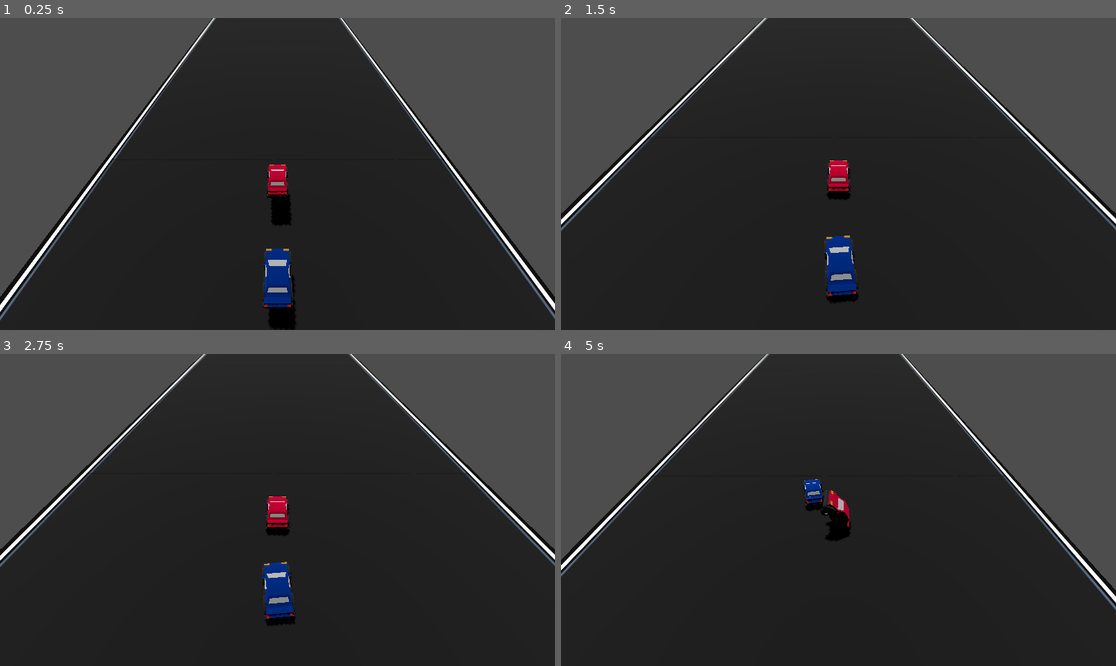
Above: before the commit, frames 1-4 (two rows, left to right).
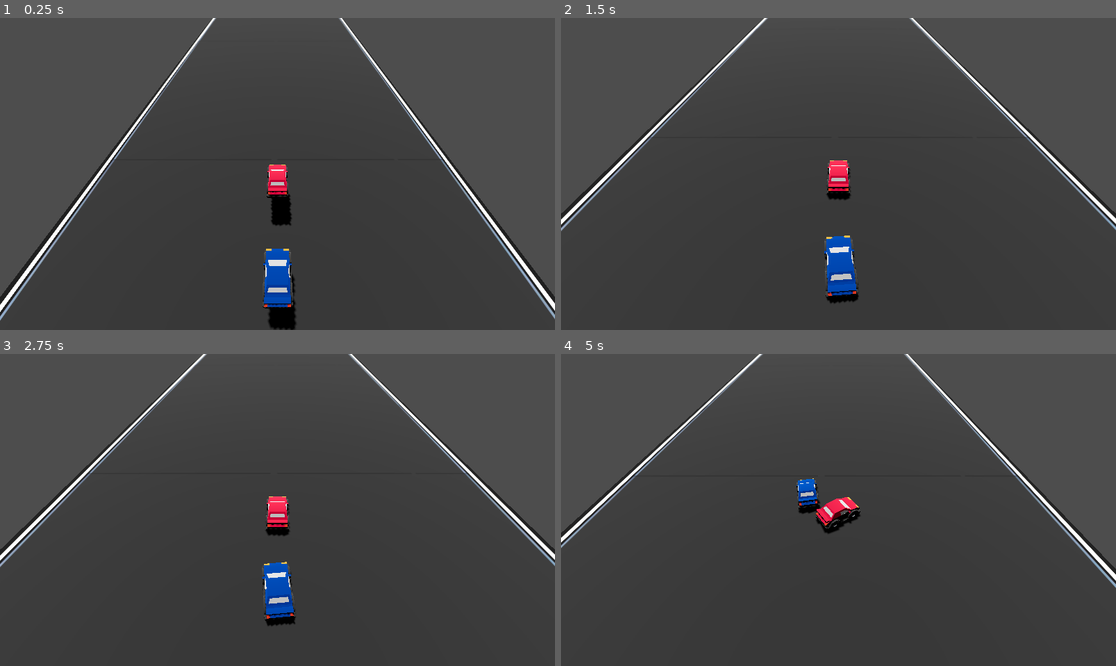
Above: after the commit, the same moments.

Repository: FluffySpectre/ld55
Game: Godot game, scene res://main.tscn
The game is run twice, just before and just after one commit, with the same random seed, the same clock (stepped at 60 frames per second) and the same inputs.
Inputs:
- Up to frame 1 (0.25 s): no input
- Up to frame 2 (1.5 s): hold D (steer_right) 0.53-1.28 s; hold Space (shoot_gun) 0.53-1.28 s; hold S (brake) from 1.28 s (still down); tap Space (shoot_gun) at 1.35 s
- Up to frame 3 (2.75 s): release S (brake) at 2.03 s; hold D (steer_right) from 2.03 s (still down); hold Space (shoot_gun) from 2.03 s (still down)
- Up to frame 4 (5 s): release D (steer_right) at 2.78 s; release Space (shoot_gun) at 2.78 s; hold W (accelerate) 2.78-3.53 s; tap Space (shoot_gun) at 2.85, 4.35 s; hold Space (shoot_gun) 3.53-4.28 s; hold A (steer_left) from 3.53 s (still down); tap Escape (ui_cancel) at 4.15 s

The runs differ from the first frame. In frame 1, 62% of the frame differs, in the area x 0-100%, y 0-100%; in frame 2, 75%; in frame 3, 75%; in frame 4, 75%.

Commit message:
Some tinkering with particles

Diff:
--- a/game/main.tscn
+++ b/game/main.tscn
@@ -7,6 +7,7 @@
 [ext_resource type="Script" path="res://scripts/camera_controller.gd" id="4_n7y0v"]
 [ext_resource type="Script" path="res://scripts/track_generator.gd" id="5_4jdud"]
 [ext_resource type="PackedScene" uid="uid://b2qw28r6n53s4" path="res://scenes/enemy_car_1.tscn" id="6_cyxr3"]
+[ext_resource type="PackedScene" uid="uid://bxoaf0w42s6rh" path="res://scenes/ritual_pickup_1.tscn" id="8_vyb8q"]
 
 [sub_resource type="StandardMaterial3D" id="StandardMaterial3D_hocx1"]
 transparency = 1
@@ -26,8 +27,14 @@
 
 [sub_resource type="Environment" id="Environment_u523i"]
 tonemap_mode = 3
+tonemap_exposure = 1.96
+ssao_enabled = true
+fog_light_color = Color(1, 0.152941, 0.137255, 1)
 fog_height = 1.0
-fog_height_density = 0.1
+fog_height_density = 0.2
+volumetric_fog_enabled = true
+volumetric_fog_density = 0.035
+volumetric_fog_albedo = Color(0, 0, 0, 1)
 
 [sub_resource type="CameraAttributesPhysical" id="CameraAttributesPhysical_gpxap"]
 
@@ -81,4 +88,7 @@
 environment = SubResource("Environment_u523i")
 camera_attributes = SubResource("CameraAttributesPhysical_gpxap")
 
+[node name="RitualPickup1" parent="." instance=ExtResource("8_vyb8q")]
+transform = Transform3D(1, 0, 0, 0, 1, 0, 0, 0, 1, 0, 1, 87.2815)
+
 [editable path="PlayerCarV5"]
--- a/game/project.godot
+++ b/game/project.godot
@@ -59,5 +59,4 @@
 [rendering]
 
 textures/canvas_textures/default_texture_filter=0
-renderer/rendering_method="gl_compatibility"
 renderer/rendering_method.mobile="gl_compatibility"
--- /dev/null
+++ b/game/scenes/ritual_pickup_1.tscn
@@ -0,0 +1,74 @@
+[gd_scene load_steps=10 format=3 uid="uid://bxoaf0w42s6rh"]
+
+[sub_resource type="Curve" id="Curve_dpdsp"]
+_data = [Vector2(0, 0.985491), 0.0, 0.0, 0, 0, Vector2(0.62, 0.985491), 0.0, 0.0, 0, 0, Vector2(0.988572, 0), 0.0, 0.0, 0, 0]
+point_count = 3
+
+[sub_resource type="CurveTexture" id="CurveTexture_6730o"]
+curve = SubResource("Curve_dpdsp")
+
+[sub_resource type="Gradient" id="Gradient_fnwxb"]
+interpolation_mode = 2
+colors = PackedColorArray(0.185605, 0.329721, 0.0852146, 1, 0.375274, 0.82866, 0.235013, 1)
+
+[sub_resource type="GradientTexture1D" id="GradientTexture1D_b6gr7"]
+gradient = SubResource("Gradient_fnwxb")
+
+[sub_resource type="ParticleProcessMaterial" id="ParticleProcessMaterial_8j2uu"]
+emission_shape = 6
+emission_ring_axis = Vector3(0, 1, 0)
+emission_ring_height = 0.1
+emission_ring_radius = 1.0
+emission_ring_inner_radius = 1.0
+direction = Vector3(0, 1, 0)
+spread = 0.0
+flatness = 1.0
+initial_velocity_min = 4.0
+initial_velocity_max = 4.0
+gravity = Vector3(0, 0, 0)
+damping_min = 5.0
+damping_max = 5.0
+color_ramp = SubResource("GradientTexture1D_b6gr7")
+alpha_curve = SubResource("CurveTexture_6730o")
+
+[sub_resource type="StandardMaterial3D" id="StandardMaterial3D_ndo2o"]
+transparency = 1
+vertex_color_use_as_albedo = true
+use_particle_trails = true
+
+[sub_resource type="RibbonTrailMesh" id="RibbonTrailMesh_4innc"]
+material = SubResource("StandardMaterial3D_ndo2o")
+shape = 0
+size = 0.1
+sections = 2
+section_length = 0.1
+section_segments = 1
+
+[sub_resource type="StandardMaterial3D" id="StandardMaterial3D_6ubf7"]
+transparency = 1
+vertex_color_use_as_albedo = true
+
+[sub_resource type="QuadMesh" id="QuadMesh_5ik64"]
+material = SubResource("StandardMaterial3D_6ubf7")
+size = Vector2(0.2, 0.2)
+
+[node name="RitualPickup1" type="Node3D"]
+
+[node name="CircleParticles" type="GPUParticles3D" parent="."]
+transform = Transform3D(1, 0, 0, 0, 1, 0, 0, 0, 1, 0.154869, 0.367996, -1.73068)
+visible = false
+amount = 250
+lifetime = 20.0
+preprocess = 10.0
+transform_align = 1
+trail_enabled = true
+trail_lifetime = 20.0
+process_material = SubResource("ParticleProcessMaterial_8j2uu")
+draw_pass_1 = SubResource("RibbonTrailMesh_4innc")
+
+[node name="PickupParticlesGreen" type="GPUParticles3D" parent="."]
+amount = 50
+preprocess = 3.0
+transform_align = 1
+process_material = SubResource("ParticleProcessMaterial_8j2uu")
+draw_pass_1 = SubResource("QuadMesh_5ik64")
--- a/game/scripts/game_manager.gd
+++ b/game/scripts/game_manager.gd
@@ -11,4 +11,5 @@
 
 	if Input.is_action_just_pressed("ui_cancel"):
 		player_car.global_position = start_position
+		player_car.global_rotation_degrees = Vector3.ZERO
 		player_car.linear_velocity = Vector3.ZERO
--- /dev/null
+++ b/game/test_scene.tscn
@@ -0,0 +1,100 @@
+[gd_scene load_steps=3 format=3 uid="uid://c7i8oybpixn7p"]
+
+[ext_resource type="PackedScene" uid="uid://dap5ikl03t5t4" path="res://scenes/straight_street.tscn" id="1_3471x"]
+[ext_resource type="PackedScene" uid="uid://cc2gxluvkmj1t" path="res://scenes/player_car_v5.tscn" id="2_vdsca"]
+
+[node name="TestScene" type="Node3D"]
+
+[node name="StreetParts" type="Node3D" parent="."]
+
+[node name="StraightStreet" parent="StreetParts" instance=ExtResource("1_3471x")]
+
+[node name="StraightStreet2" parent="StreetParts" instance=ExtResource("1_3471x")]
+transform = Transform3D(1, 0, 0, 0, 1, 0, 0, 0, 1, 0, 0, 29.5835)
+
+[node name="StraightStreet3" parent="StreetParts" instance=ExtResource("1_3471x")]
+transform = Transform3D(1, 0, 0, 0, 1, 0, 0, 0, 1, 0, 0, 59.2162)
+
+[node name="StraightStreet4" parent="StreetParts" instance=ExtResource("1_3471x")]
+transform = Transform3D(1, 0, 0, 0, 1, 0, 0, 0, 1, 0, 0, 88.6988)
+
+[node name="StraightStreet5" parent="StreetParts" instance=ExtResource("1_3471x")]
+transform = Transform3D(1, 0, 0, 0, 1, 0, 0, 0, 1, 0, 0, 118.04)
+
+[node name="StraightStreet6" parent="StreetParts" instance=ExtResource("1_3471x")]
+transform = Transform3D(1, 0, 0, 0, 1, 0, 0, 0, 1, 0, 0, 146.811)
+
+[node name="StraightStreet7" parent="StreetParts" instance=ExtResource("1_3471x")]
+transform = Transform3D(1, 0, 0, 0, 1, 0, 0, 0, 1, 0, 0, 176.395)
+
+[node name="StraightStreet8" parent="StreetParts" instance=ExtResource("1_3471x")]
+transform = Transform3D(1, 0, 0, 0, 1, 0, 0, 0, 1, 0, 0, 206.027)
+
+[node name="StraightStreet9" parent="StreetParts" instance=ExtResource("1_3471x")]
+transform = Transform3D(1, 0, 0, 0, 1, 0, 0, 0, 1, 0, 0, 235.51)
+
+[node name="StraightStreet10" parent="StreetParts" instance=ExtResource("1_3471x")]
+transform = Transform3D(1, 0, 0, 0, 1, 0, 0, 0, 1, 0, 0, 264.851)
+
+[node name="StraightStreet11" parent="StreetParts" instance=ExtResource("1_3471x")]
+transform = Transform3D(1, 0, 0, 0, 1, 0, 0, 0, 1, 0, 0, 291.077)
+
+[node name="StraightStreet12" parent="StreetParts" instance=ExtResource("1_3471x")]
+transform = Transform3D(1, 0, 0, 0, 1, 0, 0, 0, 1, 0, 0, 320.66)
+
+[node name="StraightStreet13" parent="StreetParts" instance=ExtResource("1_3471x")]
+transform = Transform3D(1, 0, 0, 0, 1, 0, 0, 0, 1, 0, 0, 350.293)
+
+[node name="StraightStreet14" parent="StreetParts" instance=ExtResource("1_3471x")]
+transform = Transform3D(1, 0, 0, 0, 1, 0, 0, 0, 1, 0, 0, 379.776)
+
+[node name="StraightStreet15" parent="StreetParts" instance=ExtResource("1_3471x")]
+transform = Transform3D(1, 0, 0, 0, 1, 0, 0, 0, 1, 0, 0, 409.117)
+
+[node name="StraightStreet16" parent="StreetParts" instance=ExtResource("1_3471x")]
+transform = Transform3D(1, 0, 0, 0, 1, 0, 0, 0, 1, 0, 0, 434.718)
+
+[node name="StraightStreet17" parent="StreetParts" instance=ExtResource("1_3471x")]
+transform = Transform3D(1, 0, 0, 0, 1, 0, 0, 0, 1, 0, 0, 464.302)
+
+[node name="StraightStreet18" parent="StreetParts" instance=ExtResource("1_3471x")]
+transform = Transform3D(1, 0, 0, 0, 1, 0, 0, 0, 1, 0, 0, 493.934)
+
+[node name="StraightStreet19" parent="StreetParts" instance=ExtResource("1_3471x")]
+transform = Transform3D(1, 0, 0, 0, 1, 0, 0, 0, 1, 0, 0, 523.417)
+
+[node name="StraightStreet20" parent="StreetParts" instance=ExtResource("1_3471x")]
+transform = Transform3D(1, 0, 0, 0, 1, 0, 0, 0, 1, 0, 0, 552.758)
+
+[node name="StraightStreet21" parent="StreetParts" instance=ExtResource("1_3471x")]
+transform = Transform3D(1, 0, 0, 0, 1, 0, 0, 0, 1, 0, 0, 581.529)
+
+[node name="StraightStreet22" parent="StreetParts" instance=ExtResource("1_3471x")]
+transform = Transform3D(1, 0, 0, 0, 1, 0, 0, 0, 1, 0, 0, 611.113)
+
+[node name="StraightStreet23" parent="StreetParts" instance=ExtResource("1_3471x")]
+transform = Transform3D(1, 0, 0, 0, 1, 0, 0, 0, 1, 0, 0, 640.746)
+
+[node name="StraightStreet24" parent="StreetParts" instance=ExtResource("1_3471x")]
+transform = Transform3D(1, 0, 0, 0, 1, 0, 0, 0, 1, 0, 0, 670.228)
+
+[node name="StraightStreet25" parent="StreetParts" instance=ExtResource("1_3471x")]
+transform = Transform3D(1, 0, 0, 0, 1, 0, 0, 0, 1, 0, 0, 699.569)
+
+[node name="StraightStreet26" parent="StreetParts" instance=ExtResource("1_3471x")]
+transform = Transform3D(1, 0, 0, 0, 1, 0, 0, 0, 1, 0, 0, 725.795)
+
+[node name="StraightStreet27" parent="StreetParts" instance=ExtResource("1_3471x")]
+transform = Transform3D(1, 0, 0, 0, 1, 0, 0, 0, 1, 0, 0, 755.378)
+
+[node name="StraightStreet28" parent="StreetParts" instance=ExtResource("1_3471x")]
+transform = Transform3D(1, 0, 0, 0, 1, 0, 0, 0, 1, 0, 0, 785.011)
+
+[node name="StraightStreet29" parent="StreetParts" instance=ExtResource("1_3471x")]
+transform = Transform3D(1, 0, 0, 0, 1, 0, 0, 0, 1, 0, 0, 814.494)
+
+[node name="StraightStreet30" parent="StreetParts" instance=ExtResource("1_3471x")]
+transform = Transform3D(1, 0, 0, 0, 1, 0, 0, 0, 1, 0, 0, 843.835)
+
+[node name="PlayerCarV5" parent="." instance=ExtResource("2_vdsca")]
+transform = Transform3D(1, 0, 0, 0, 1, 0, 0, 0, 1, -3.42863, 1.17806, 12.3204)
Not shown: 1 places in game/main.tscn that only renumber resources
